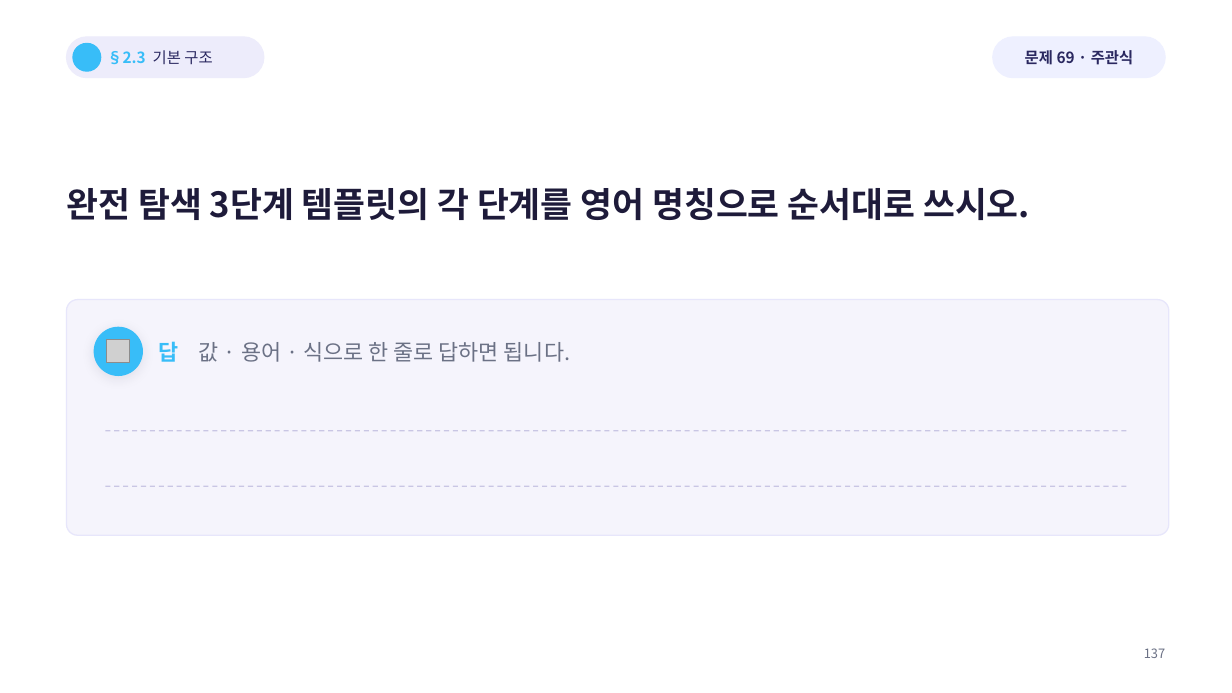
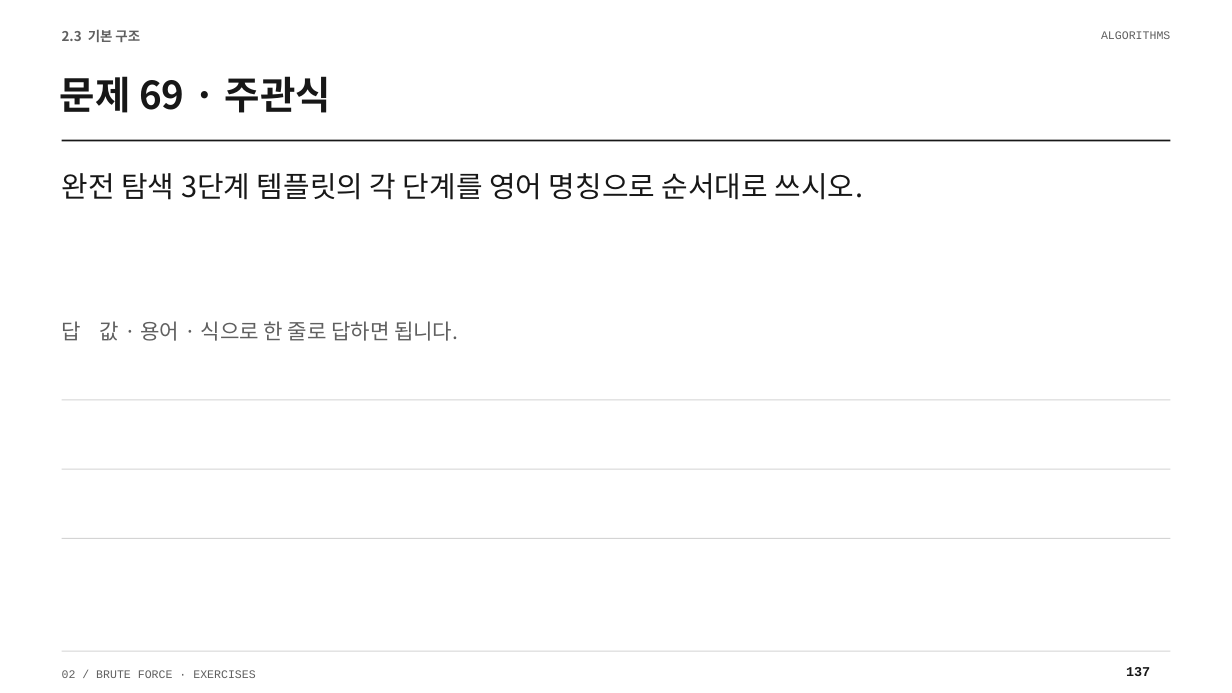
Before and after one commit to Sangdon-Park/Sangdon-Park.github.io, a slide deck: slide 137 of data/알고리즘/2장_연습문제_100문항_수업용.pptx. Drawn at 1232x693 pixels with LibreOffice and Linux fonts; fonts in the diff are those of the drawing; grey boxes stand for pictures; background and template pictures are left out. Boxes give left, top, right and bottom in pixels: in the first picture for what was removed or moved away, otherwise in the second. Text is boxed around its words. In the diff, an @@ line names an element or a change of style, - is before the commit and + after.

Commit message:
fix: align algorithm exercises with time complexity scope

```diff
--- a/data/알고리즘/2장_연습문제_100문항_수업용.pptx
+++ b/data/알고리즘/2장_연습문제_100문항_수업용.pptx
@@ text at (62, 29, 140, 42): text changed; size 12 to 10.5 pt; text colour #38BDF8 to #606060 @@
-§2.3 기본 구조
+2.3 기본 구조
@@ text "2.3 기본 구조" at (62, 29, 140, 42): vertical alignment middle to top @@
@@ rounded rectangle removed at (67, 37, 263, 78) @@
@@ ellipse removed at (73, 43, 101, 71) @@
@@ rounded rectangle removed at (993, 37, 1165, 78) @@
@@ text added at (1101, 31, 1170, 39), 9 pt, text #606060 @@
+ALGORITHMS
@@ text "문제 69 · 주관식": place and size @@
-text "문제 69 · 주관식" at (1025, 50, 1133, 65)
+text "문제 69 · 주관식" at (60, 76, 331, 113)
@@ text "문제 69 · 주관식" at (60, 76, 331, 113): size 12 to 30 pt, text colour #2A2860 to #171717; alignment centre to left; line spacing 1 to 1.04; vertical alignment middle to top @@
@@ rectangle added at (62, 140, 1171, 141), fill #171717 @@
@@ text "완전 탐색 3단계 템플릿의 각 ...": place and size @@
-text "완전 탐색 3단계 템플릿의 각 ..." at (67, 188, 1030, 220)
+text "완전 탐색 3단계 템플릿의 각 ..." at (62, 173, 864, 200)
@@ text "완전 탐색 3단계 템플릿의 각 ..." at (62, 173, 864, 200): size 27 to 22.5 pt, text colour #1E1B3A to #171717, bold off; line spacing 1.22 to 1.04 @@
@@ rounded rectangle removed at (67, 299, 1169, 535) @@
@@ text "답 값 · 용어 · ...": place and size @@
-text "답 값 · 용어 · ..." at (159, 341, 571, 362)
+text "답 값 · 용어 · ..." at (62, 321, 458, 341)
@@ text "답 값 · 용어 · ..." at (62, 321, 458, 341): size 17 to 16.5 pt, text colour #6B7185 to #606060; text colour #38BDF8 to #606060, bold off in "답"; line spacing 1 to 1.04; vertical alignment middle to top @@
@@ ellipse removed at (94, 327, 142, 375) @@
@@ picture removed at (107, 340, 130, 363) @@
@@ rectangle added at (62, 399, 1171, 400), fill #D4D4D4 @@
@@ line removed from (105, 431) to (1130, 431) @@
@@ rectangle added at (62, 469, 1171, 470), fill #D4D4D4 @@
@@ line removed from (105, 486) to (1130, 486) @@
@@ rectangle added at (62, 538, 1171, 539), fill #D4D4D4 @@
@@ rectangle added at (62, 651, 1171, 652), fill #D4D4D4 @@
@@ text added at (62, 670, 255, 678), 9 pt, text #606060 @@
+02 / BRUTE FORCE · EXERCISES
@@ text "137": place and size @@
-text "137" at (1144, 648, 1165, 658)
+text "137" at (1126, 667, 1150, 676)
@@ text "137" at (1126, 667, 1150, 676): size 10 to 10.5 pt, font Noto Sans CJK KR to Courier New, text colour #6B7185 to #171717, bold on; alignment right to left; line spacing 1 to 1.04; vertical alignment middle to top @@
```
Also in this commit, not shown: 199 other slides changed, 12 other files.
